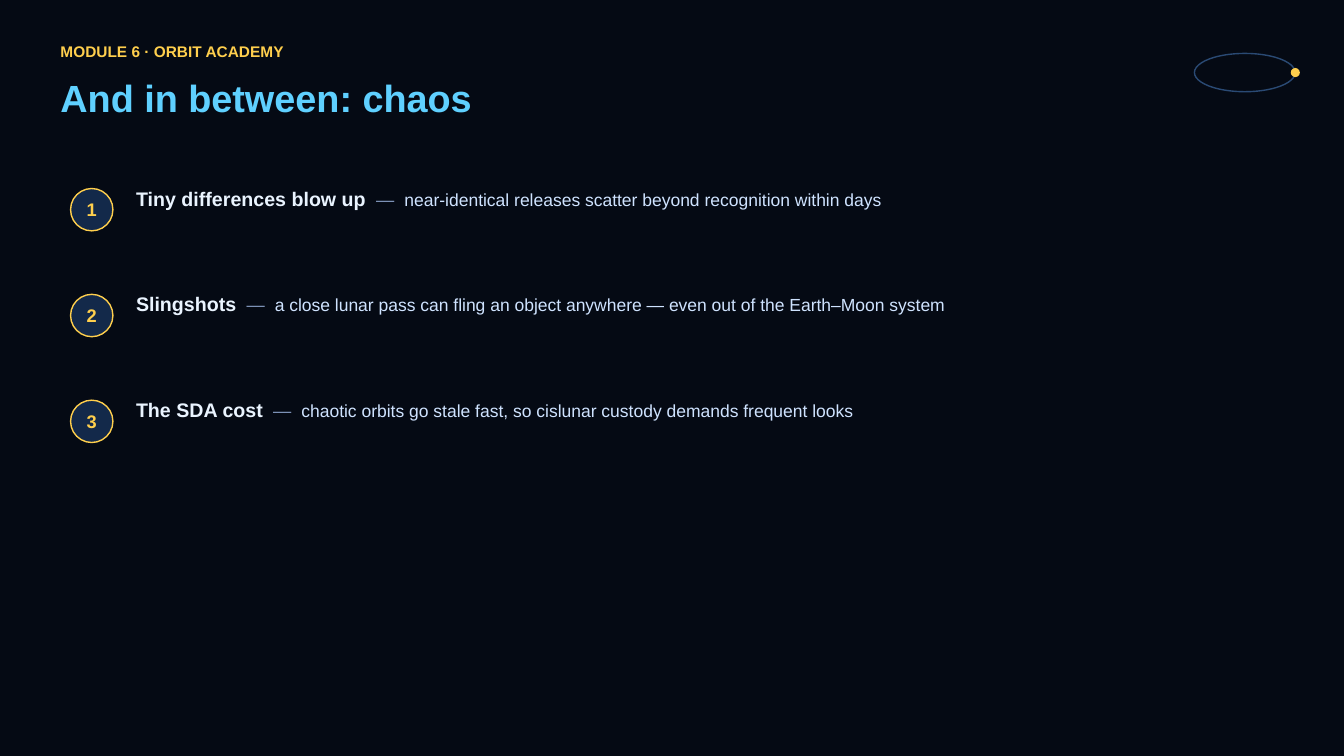
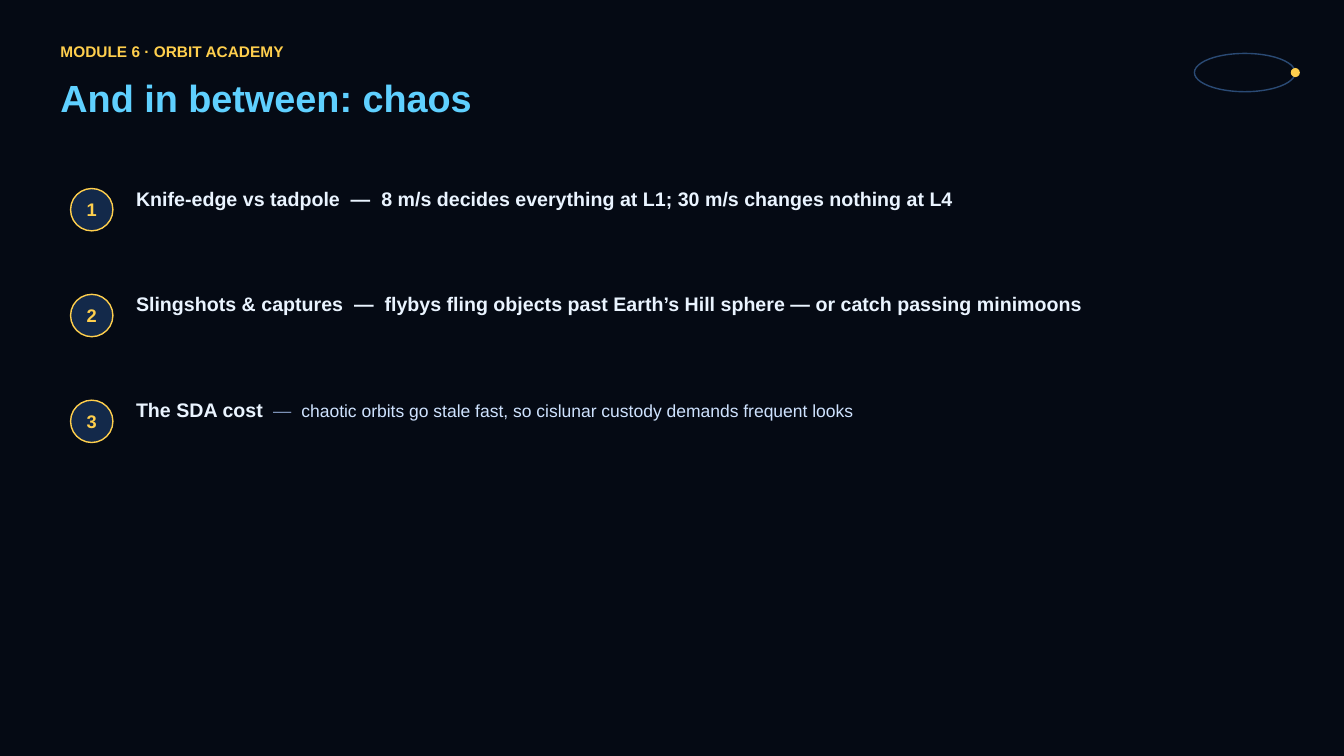
Before and after one commit to JASONSS26/orbit-academy, a slide deck: slide 6 of slides/module6.pptx. Drawn at 1344x756 pixels with LibreOffice and Linux fonts; fonts in the diff are those of the drawing. Boxes give left, top, right and bottom in pixels: in the first picture for what was removed or moved away, otherwise in the second. Text is boxed around its words. In the diff, an @@ line names an element or a change of style, - is before the commit and + after.

```diff
--- a/slides/module6.pptx
+++ b/slides/module6.pptx
@@ text at (136, 191, 953, 210): text changed; size 12.5 to 14 pt; text colour #CFE3FF to #EAF4FF; bold on @@
-Tiny differences blow up — near-identical releases scatter beyond recognition within days
+Knife-edge vs tadpole — 8 m/s decides everything at L1; 30 m/s changes nothing at L4
@@ text at (136, 296, 1082, 315): text changed; size 12.5 to 14 pt; text colour #CFE3FF to #EAF4FF; bold on @@
-Slingshots — a close lunar pass can fling an object anywhere — even out of the Earth–Moon system
+Slingshots & captures — flybys fling objects past Earth’s Hill sphere — or catch passing minimoons
```
Also in this commit, not shown: 1 other slide changed, 2 other files.
